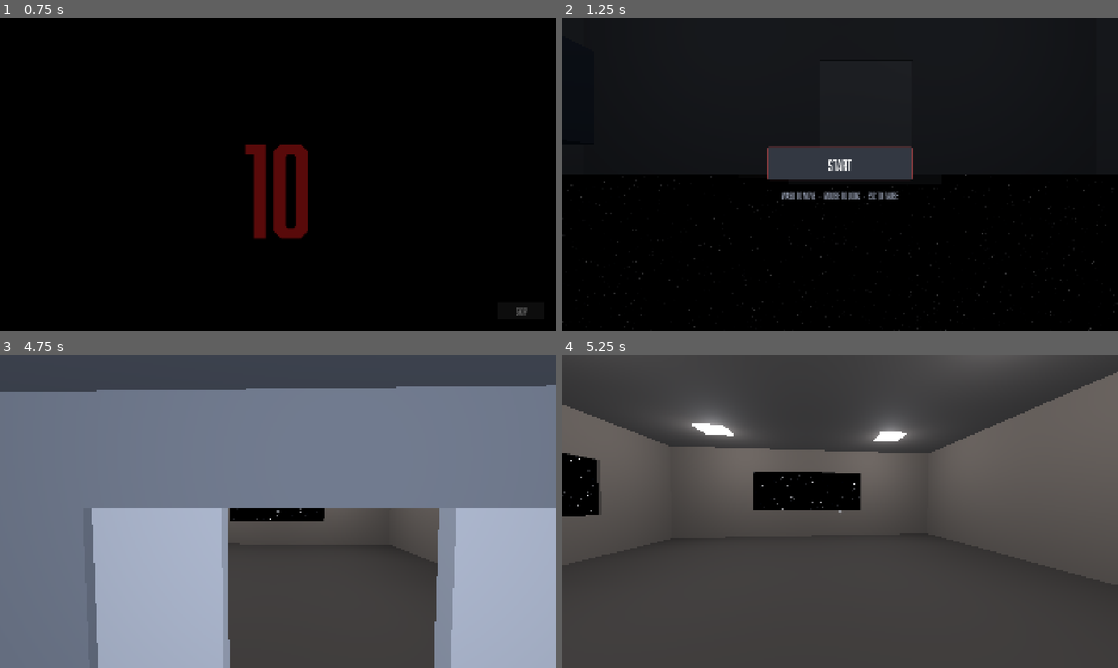
Above: before the commit, frames 1-4 (two rows, left to right).
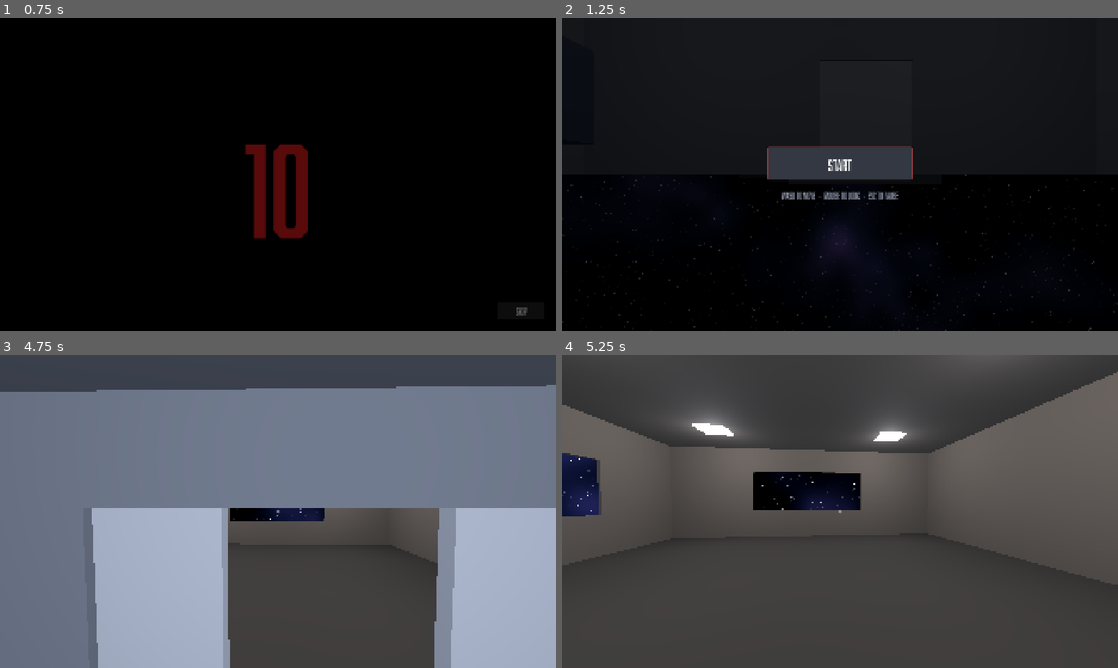
Above: after the commit, the same moments.

Repository: Joony/gmtk-game-jam-2026
Game: Godot game, scene res://scenes/intro.tscn
Two runs of this game, one before a commit and one after it. Both use one fixed random seed, a clock stepped at 60 frames per second and the inputs below.
Inputs (mouse positions are in pixels of both pictures, inside the frame that each line leads up to):
- Up to frame 1 (0.75 s): click "Skip" at 0.5 s
- Up to frame 2 (1.25 s): no input
- Up to frame 3 (4.75 s): click "START" at 1.25 s; tap Enter at 2 s; move the mouse to (305, 511) at 2.02 s; hold E (interact) 2.03-2.78 s; hold W (forward) from 2.03 s (still down); tap Space (jump) at 2.27, 3.02, 4.52 s; move the mouse to (250, 511) at 2.77 s; click (250, 511) at 2.85 s; move the mouse to (289, 505) at 3.52 s; hold E (interact) 3.53-4.28 s; move the mouse to (272, 517) at 4.27 s; click (272, 517) at 4.35 s
- Up to frame 4 (5.25 s): keep holding W (forward); move the mouse to (878, 514) at 5.02 s; hold E (interact) from 5.03 s (still down)

Frame 1 is identical in both runs. In frame 2, 0.8% of the frame differs, in the area x 46-58%, y 65-82%; in frame 3, 0.4%; in frame 4, 1.8%, in the area x 0-54%, y 31-52%.

Commit message:
Add a procedural nebula band to the starfield
Computed from view direction only, so it sits at infinity and does not slide past
as the ship travels - skybox behaviour without a skybox, an asset, or an
Environment change. Three-octave fbm clouds with a coarser dust-lane layer,
ramping from deep blue into a purple core.

Co-Authored-By: Claude Fable 5 <noreply@anthropic.com>

Diff:
--- a/assets/shaders/starfield.gdshader
+++ b/assets/shaders/starfield.gdshader
@@ -19,6 +19,20 @@
 /// Stars start FAR away. Close stars sweep across the view in a second and read as
 /// specks flying past the hull rather than a distant sky.
 uniform float near_distance = 15.0;
+// --- Nebula ---------------------------------------------------------------------
+// Computed from the view DIRECTION only, never from position, so it behaves as if
+// infinitely far away: it does not slide past as the ship travels, which is correct
+// for a galaxy. That is exactly what a skybox would give, without needing one.
+/// Perpendicular to the galactic plane. Tilted so the band does not sit parallel to
+/// any world axis, which would read as artificial.
+uniform vec3 nebula_pole = vec3(0.35, 0.9, -0.25);
+uniform vec4 nebula_color : source_color = vec4(0.09, 0.15, 0.38, 1.0);
+uniform vec4 nebula_core_color : source_color = vec4(0.30, 0.20, 0.46, 1.0);
+uniform float nebula_strength : hint_range(0.0, 3.0) = 1.5;
+/// Half-thickness of the band, as |cos| from the galactic plane. Larger is wider.
+uniform float nebula_width : hint_range(0.05, 1.0) = 0.55;
+uniform float nebula_scale : hint_range(0.5, 12.0) = 3.0;
+
 /// The destination, drawn as a soft point of light ahead. Brightness 0 hides it.
 uniform float destination_brightness : hint_range(0.0, 4.0) = 0.0;
 uniform float destination_size : hint_range(0.0005, 0.2) = 0.02;
@@ -28,6 +42,37 @@
 const int STEPS = 24;
 
 varying vec3 world_position;
+
+float hash13(vec3 p) {
+	p = fract(p * 0.1031);
+	p += dot(p, p.zyx + 31.32);
+	return fract((p.x + p.y) * p.z);
+}
+
+float value_noise(vec3 p) {
+	vec3 i = floor(p);
+	vec3 f = fract(p);
+	f = f * f * (3.0 - 2.0 * f);
+	return mix(
+		mix(mix(hash13(i), hash13(i + vec3(1.0, 0.0, 0.0)), f.x),
+			mix(hash13(i + vec3(0.0, 1.0, 0.0)), hash13(i + vec3(1.0, 1.0, 0.0)), f.x), f.y),
+		mix(mix(hash13(i + vec3(0.0, 0.0, 1.0)), hash13(i + vec3(1.0, 0.0, 1.0)), f.x),
+			mix(hash13(i + vec3(0.0, 1.0, 1.0)), hash13(i + vec3(1.0, 1.0, 1.0)), f.x), f.y),
+		f.z);
+}
+
+// Three octaves is enough for soft cloud structure and keeps the cost down — the
+// shell can cover a lot of screen before the walls reject it by depth.
+float fbm(vec3 p) {
+	float value = 0.0;
+	float amplitude = 0.5;
+	for (int i = 0; i < 3; i++) {
+		value += amplitude * value_noise(p);
+		p *= 2.03;
+		amplitude *= 0.5;
+	}
+	return value;
+}
 
 vec3 hash33(vec3 p) {
 	p = fract(p * vec3(0.1031, 0.1030, 0.0973));
@@ -47,6 +92,20 @@
 	// The ship's position within the star field. Stars are fixed; we move.
 	vec3 eye = dir * travelled;
 	vec3 col = space_color.rgb;
+
+	// Galactic band. Direction-only, so it sits at infinity and never slides past.
+	vec3 pole = normalize(nebula_pole);
+	float from_plane = abs(dot(ray, pole));
+	float band = smoothstep(nebula_width, 0.0, from_plane);
+	if (band > 0.001) {
+		float clouds = fbm(ray * nebula_scale);
+		// A second, coarser layer carves dust lanes so the band is not a smooth smear.
+		float lanes = smoothstep(0.30, 0.62, fbm(ray * (nebula_scale * 0.55) + vec3(11.7)));
+		float density = band * smoothstep(0.34, 0.78, clouds) * mix(0.35, 1.0, lanes);
+		vec3 tint = mix(nebula_color.rgb, nebula_core_color.rgb, smoothstep(0.45, 0.85, clouds));
+		// Deliberately dim: this is depth behind the stars, not a light source.
+		col += tint * density * nebula_strength;
+	}
 
 	// March cell by cell along the ray. Previously a single sample per depth slab meant
 	// a star was only visible while it sat in that one thin slice, so stars appeared,
--- a/tests/smoke_space_windows.gd
+++ b/tests/smoke_space_windows.gd
@@ -51,6 +51,19 @@
 	_check("the shell carries a ShaderMaterial", material != null)
 	_check("the starfield shader is loaded", material != null and material.shader != null)
 	_check("the shell encloses the ship", (shell.mesh as SphereMesh).radius > 200.0)
+
+	# --- Nebula band ---------------------------------------------------------
+	# Direction-only, so it behaves as if infinitely far away and does not slide past
+	# as the ship travels — skybox behaviour without needing a skybox.
+	#
+	# Only the uniforms' EXISTENCE is asserted: their default values live in the shader
+	# and `shader_get_parameter_default()` returns null headlessly (no rendering
+	# device). The band's colour, tilt and strength are verified by screenshot.
+	var uniforms: Array[String] = []
+	for uniform in material.shader.get_shader_uniform_list():
+		uniforms.append(uniform["name"])
+	for required in ["nebula_pole", "nebula_color", "nebula_strength", "nebula_width"]:
+		_check("shader exposes %s" % required, uniforms.has(required))
 
 	# Windows must build NO pane — a pane would hide anything outside the hull.
 	var panes := 0
Not shown, changed: TODO.md
Not shown, changed: docs/LOG.md
Not shown, added: docs/features/space-exterior.md
